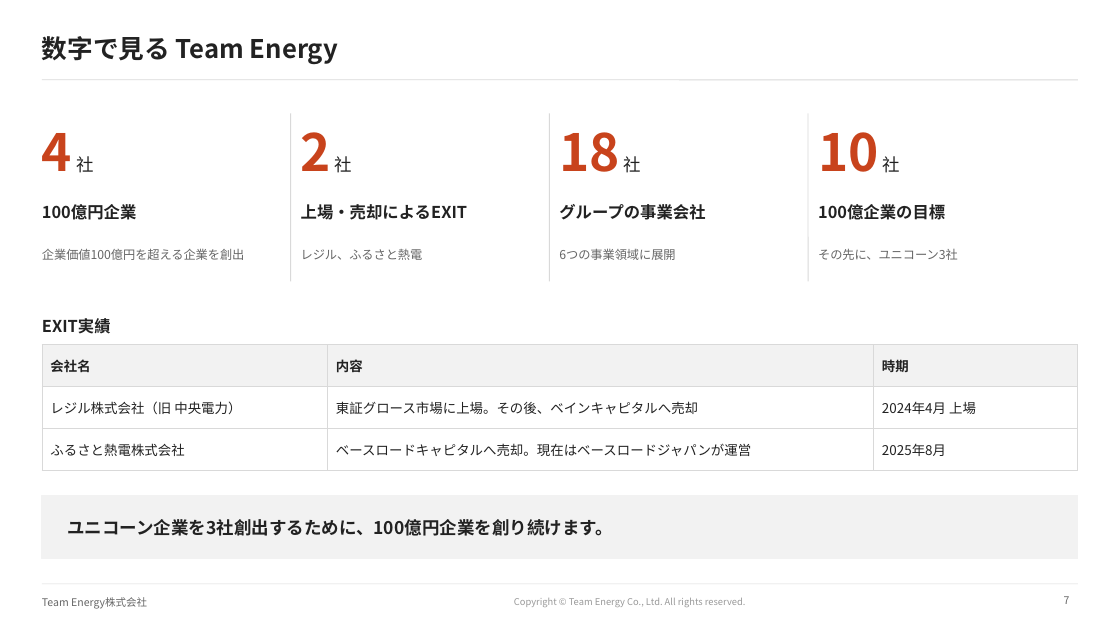
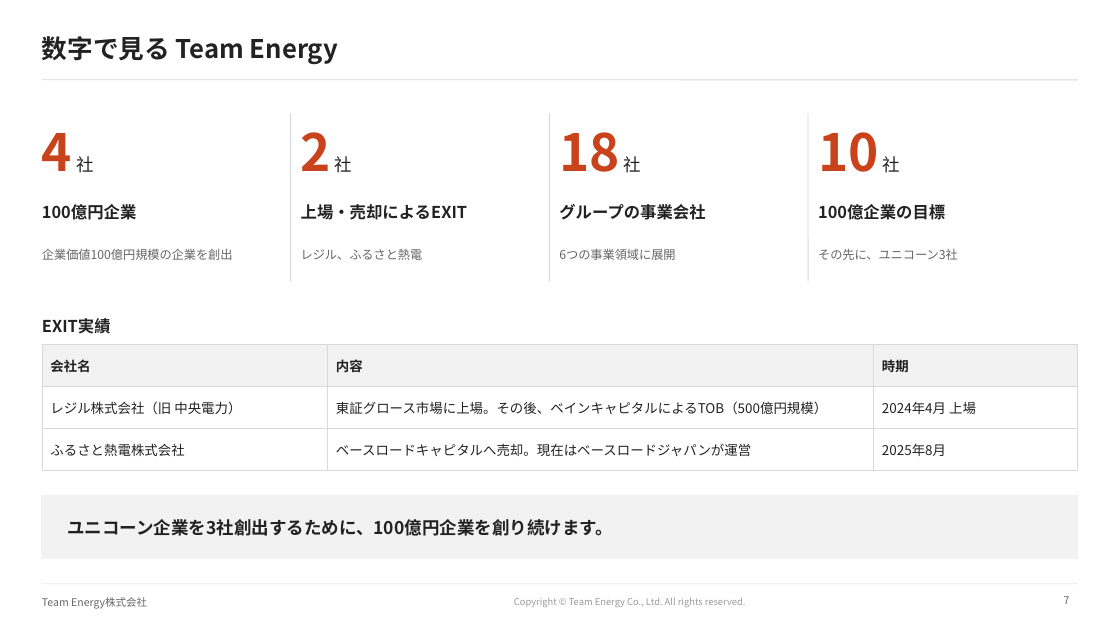
Before and after one commit to ttomoi-afk/desktop-tutorial, a slide deck: slide 7 of teamenergy/docs/TeamEnergy_会社紹介資料.pptx. Drawn at 1120x630 pixels with LibreOffice and Linux fonts; fonts in the diff are those of the drawing; background and template pictures are left out. Boxes give left, top, right and bottom in pixels: in the first picture for what was removed or moved away, otherwise in the second. Text is boxed around its words. In the diff, an @@ line names an element or a change of style, - is before the commit and + after.

```diff
--- a/teamenergy/docs/TeamEnergy_会社紹介資料.pptx
+++ b/teamenergy/docs/TeamEnergy_会社紹介資料.pptx
@@ text at [42, 249, 233, 260]: text changed @@
-企業価値100億円を超える企業を創出
+企業価値100億円規模の企業を創出
@@ table at [42, 344, 1078, 460] @@
-row 2, column 2: 東証グロース市場に上場。その後、ベインキャピタルへ売却
+row 2, column 2: 東証グロース市場に上場。その後、ベインキャピタルによるTOB（500億円規模）
```
Also in this commit, not shown: 3 other slides changed, 3 other files.
